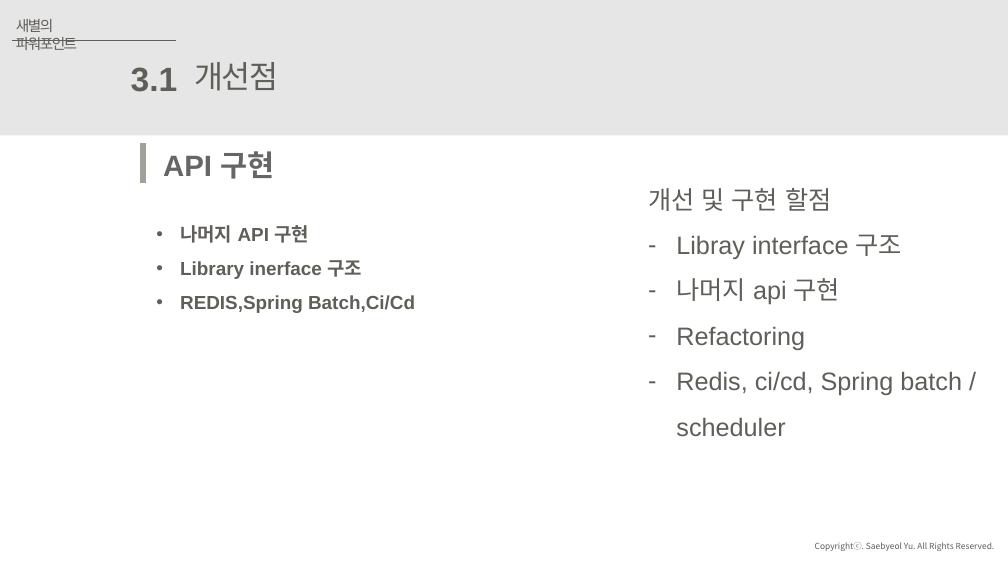
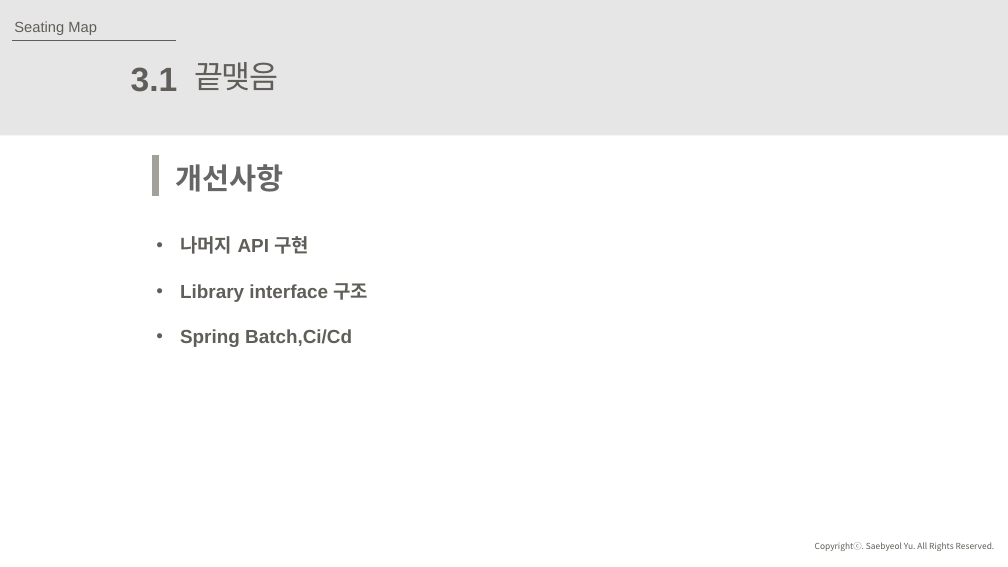
Before and after one commit to JuJinPark/interproject-process, a slide deck: slide 19 of 발표/internProject(20191010).pptx. Drawn at 1008x567 pixels with LibreOffice and Linux fonts; fonts in the diff are those of the drawing. Boxes give left, top, right and bottom in pixels: in the first picture for what was removed or moved away, otherwise in the second. Text is boxed around its words. In the diff, an @@ line names an element or a change of style, - is before the commit and + after.

Commit message:
added

```diff
--- a/발표/internProject(20191010).pptx
+++ b/발표/internProject(20191010).pptx
@@ text added at box(14, 21, 97, 35), 14 pt, text #5F5E58 @@
+Seating Map
@@ text removed at box(16, 19, 77, 50) @@
-새별의 파워포인트
@@ text at box(195, 62, 279, 90): text changed @@
-개선점
+끝맺음
@@ line moved from (143, 143) - (143, 184) to (156, 156) - (156, 196) @@
@@ text removed at box(163, 151, 274, 179) @@
-API 구현
@@ text added at box(176, 164, 284, 192), 28 pt, text #666666, bold @@
+개선사항
@@ text removed at box(648, 188, 962, 436) @@
-개선 및 구현 할점
-– Libray interface 구조
-– 나머지 api 구현
-– Refactoring
-– Redis, ci/cd, Spring batch /scheduler
@@ text at box(180, 236, 309, 254): line spacing 1.5 to 2 @@
@@ text at box(180, 283, 368, 347): text changed @@
-• Library inerface 구조
-• REDIS,Spring Batch,Ci/Cd
+• Library interface 구조
+• Spring Batch,Ci/Cd
```
Also in this commit, not shown: 16 other slides changed, 1 slide added.
